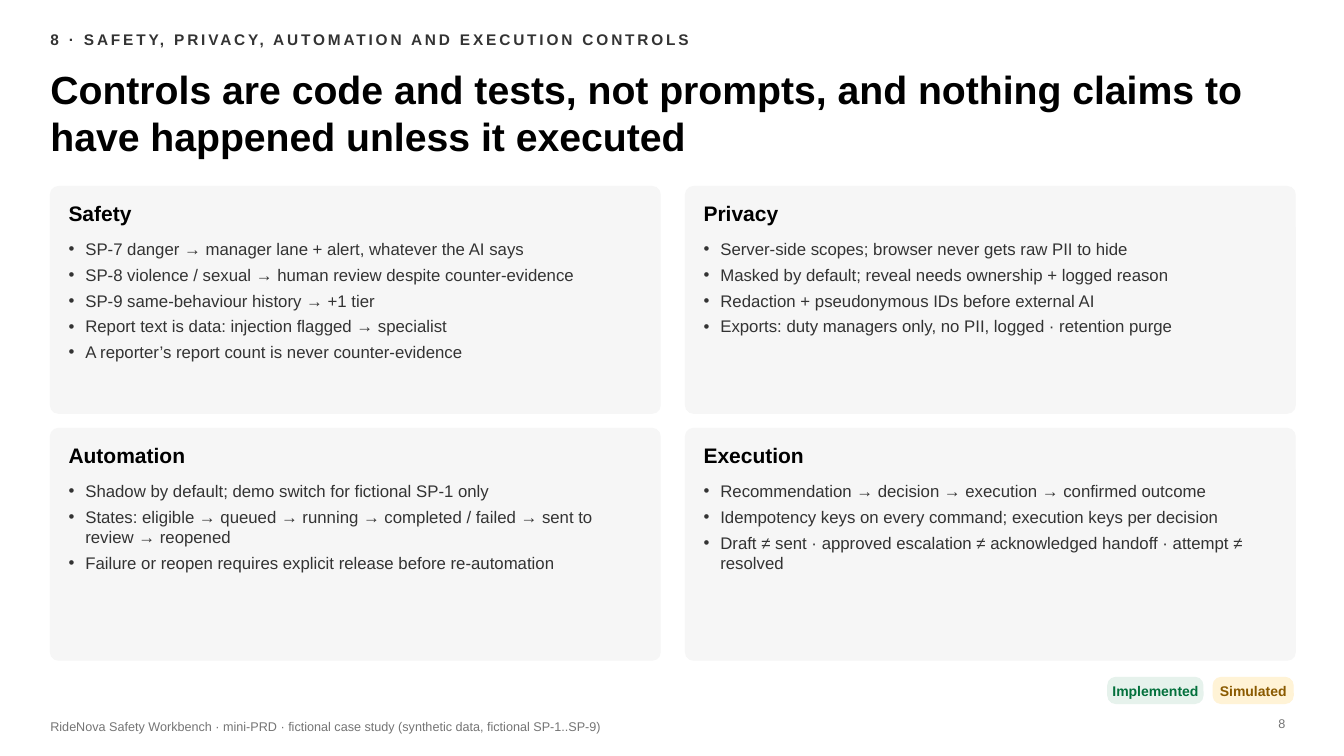
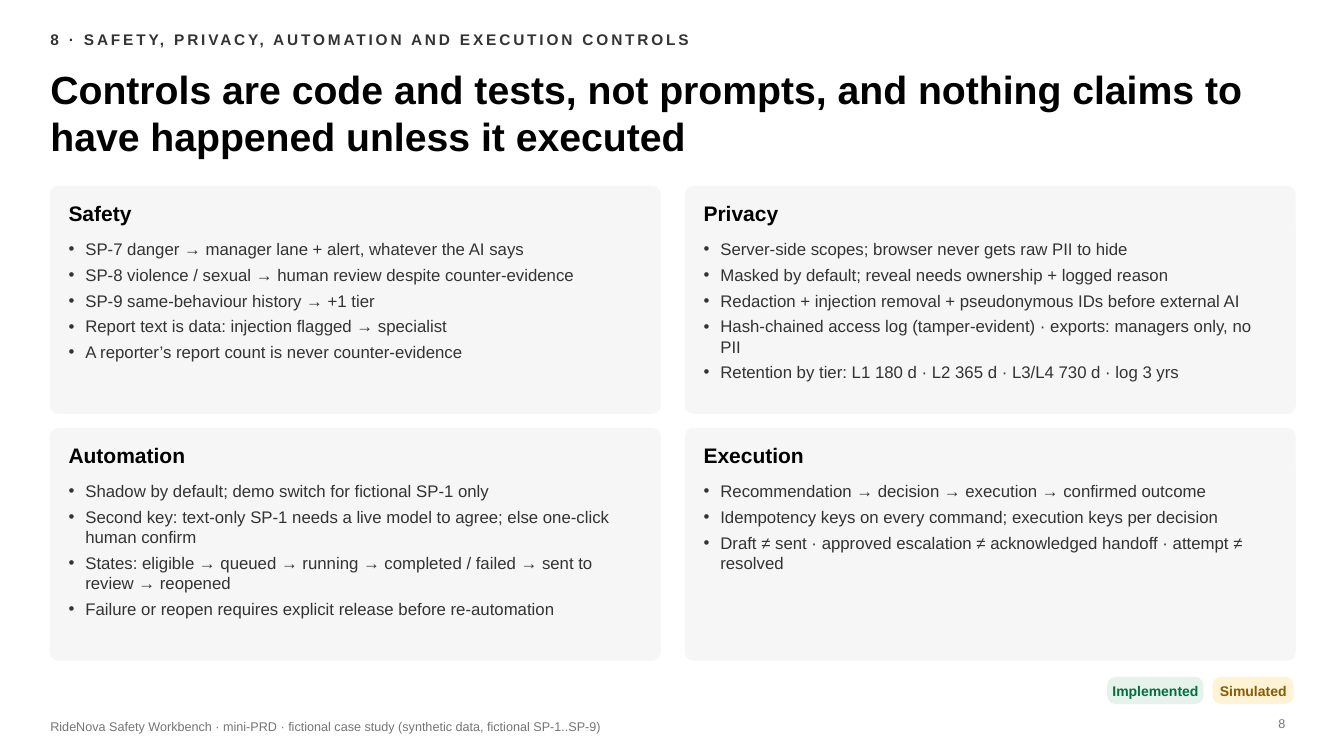
Before and after one commit to otmanechcherifelkettani-coder/otmanechcherifelkettani-coder.github.io, a slide deck: slide 8 of ridenova-safety/docs/RideNova_Workbench_MiniPRD.pptx. Drawn at 1344x756 pixels with LibreOffice and Linux fonts; fonts in the diff are those of the drawing. Boxes give left, top, right and bottom in pixels: in the first picture for what was removed or moved away, otherwise in the second. Text is boxed around its words. In the diff, an @@ line names an element or a change of style, - is before the commit and + after.

```diff
--- a/ridenova-safety/docs/RideNova_Workbench_MiniPRD.pptx
+++ b/ridenova-safety/docs/RideNova_Workbench_MiniPRD.pptx
@@ text at box(720, 295, 1252, 382): text changed @@
-• Redaction + pseudonymous IDs before external AI
-• Exports: duty managers only, no PII, logged · retention purge
+• Redaction + injection removal + pseudonymous IDs before external AI
+• Hash-chained access log (tamper-evident) · exports: managers only, no PII
+• Retention by tier: L1 180 d · L2 365 d · L3/L4 730 d · log 3 yrs
@@ text at box(85, 511, 609, 543): paragraph added @@
+• Second key: text-only SP-1 needs a live model to agree; else one-click human confirm
```
Also in this commit, not shown: 4 other slides changed, 24 other files.
